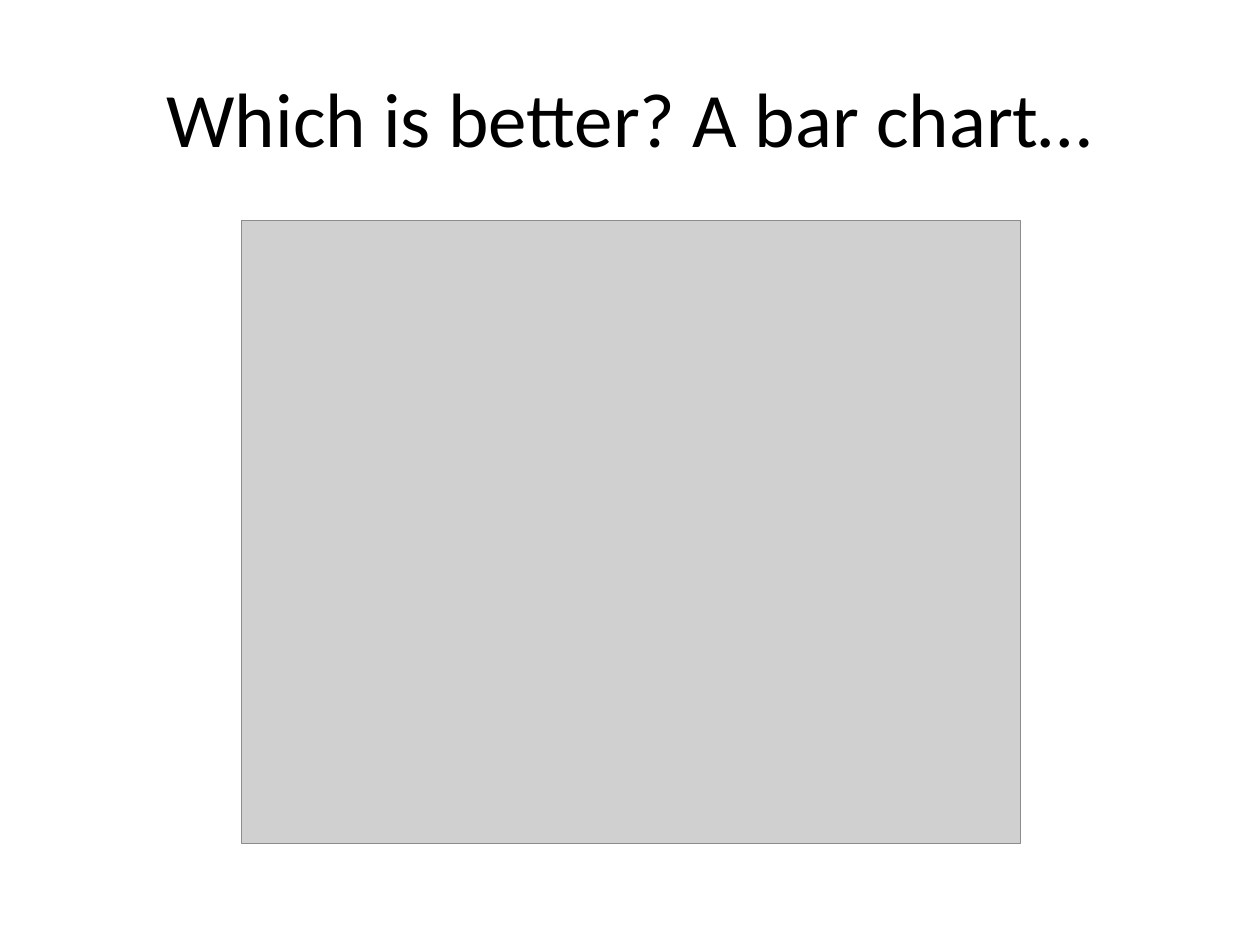
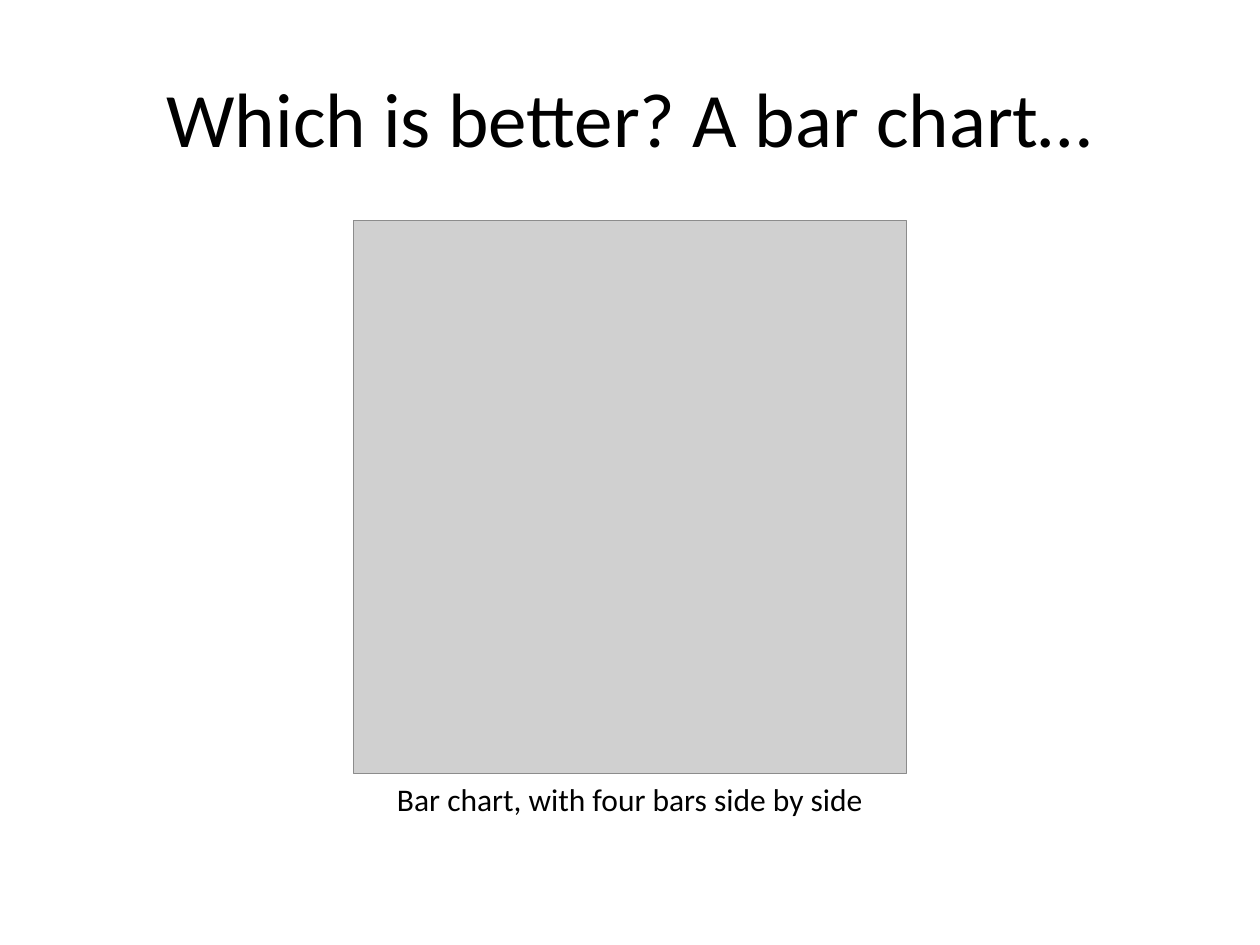
Before and after one commit to pmean/data-visualization, a slide deck: slide 5 of data-viz-01/src/v01-main-scatterplots.pptx. Drawn at 1260x945 pixels with LibreOffice and Linux fonts; fonts in the diff are those of the drawing; grey boxes stand for pictures. Boxes give left, top, right and bottom in pixels: in the first picture for what was removed or moved away, otherwise in the second. Text is boxed around its words. In the diff, an @@ line names an element or a change of style, - is before the commit and + after.

```diff
--- a/data-viz-01/src/v01-main-scatterplots.pptx
+++ b/data-viz-01/src/v01-main-scatterplots.pptx
@@ picture: place and size @@
-picture at [242,220,1021,843]
+picture at [354,220,907,774]
@@ text added at [397,789,863,816], 18 pt, text #000000 @@
+Bar chart, with four bars side by side
```
Also in this commit, not shown: 5 other slides changed, 4 slides added, 25 other files.
